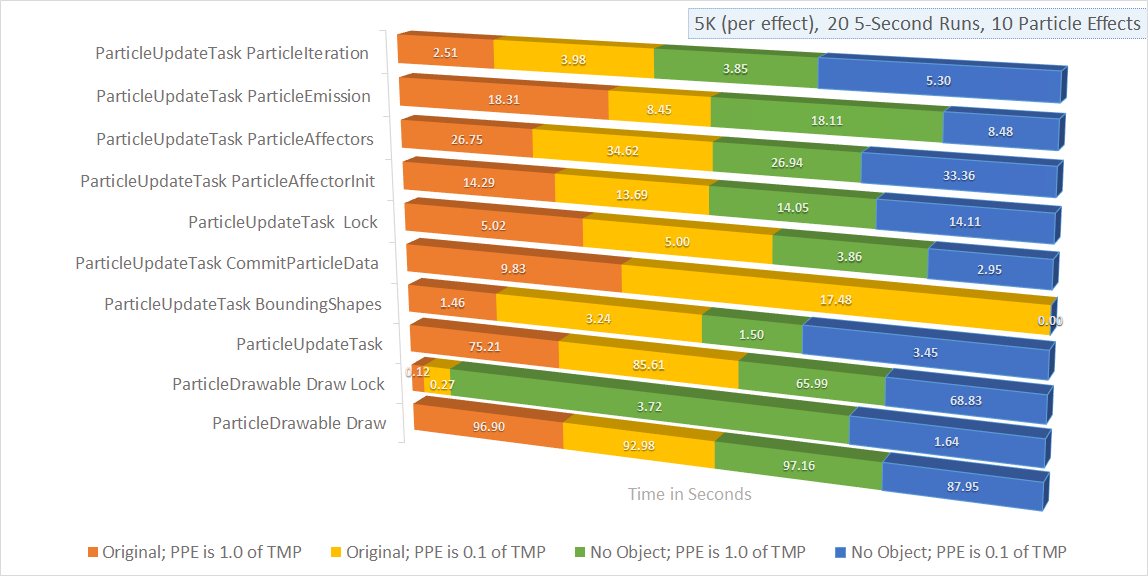
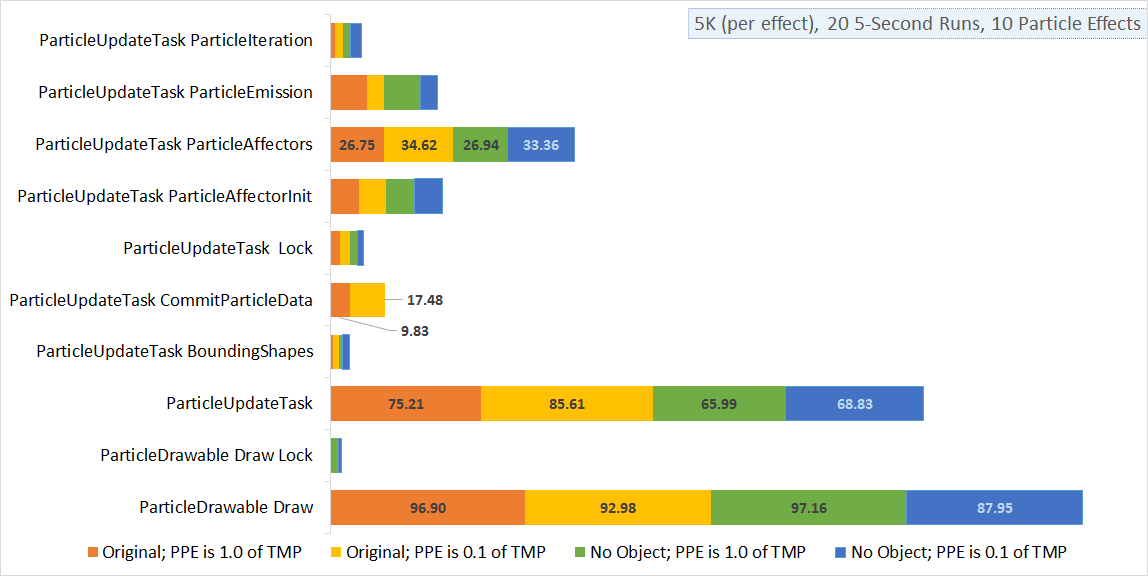
Before/after of a 1148 × 576 layered artwork. What changed in the layer stack:
added layer "Layer 3" above "Layer 2" over <box>10,14,1083,561</box>
